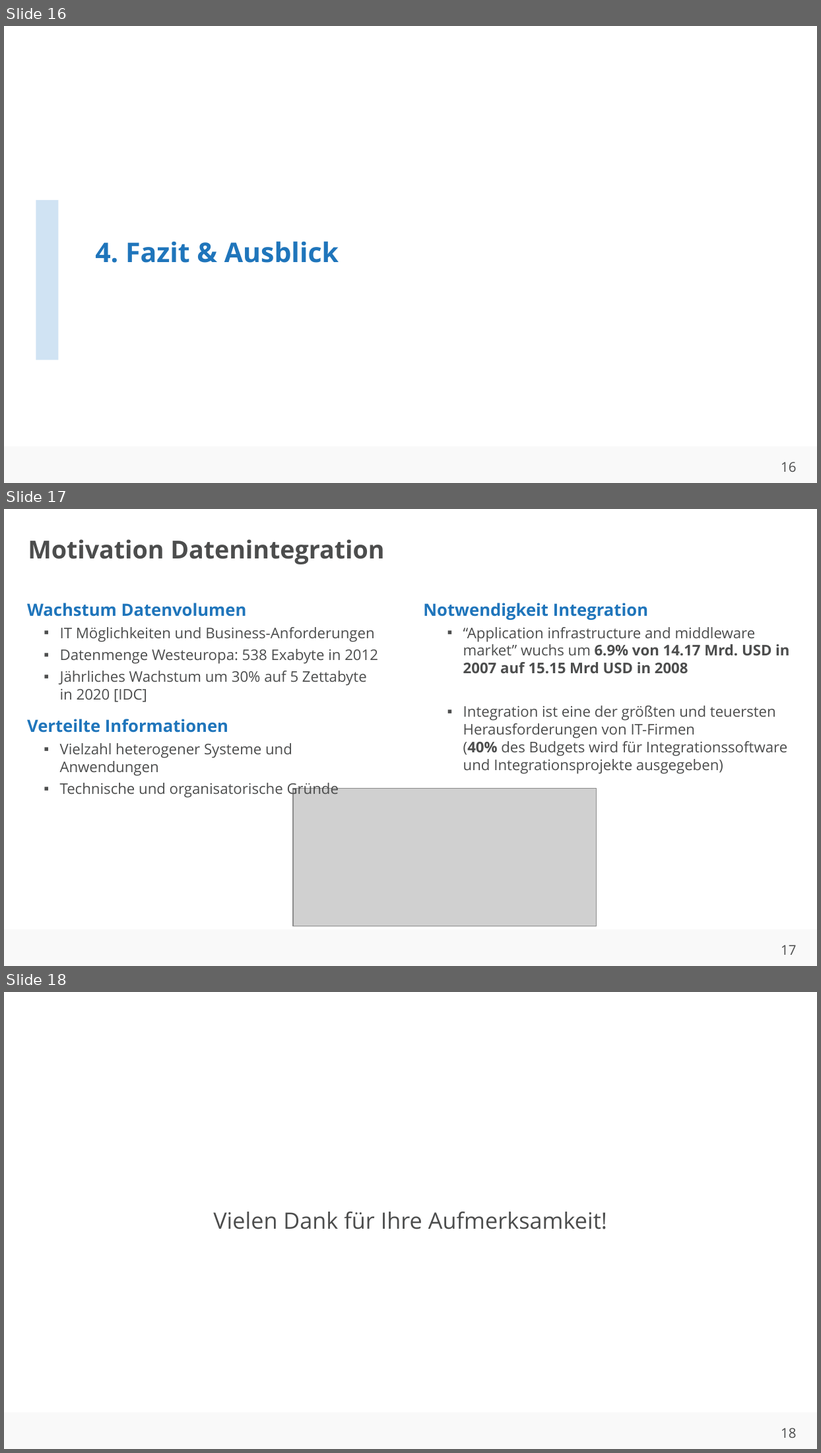
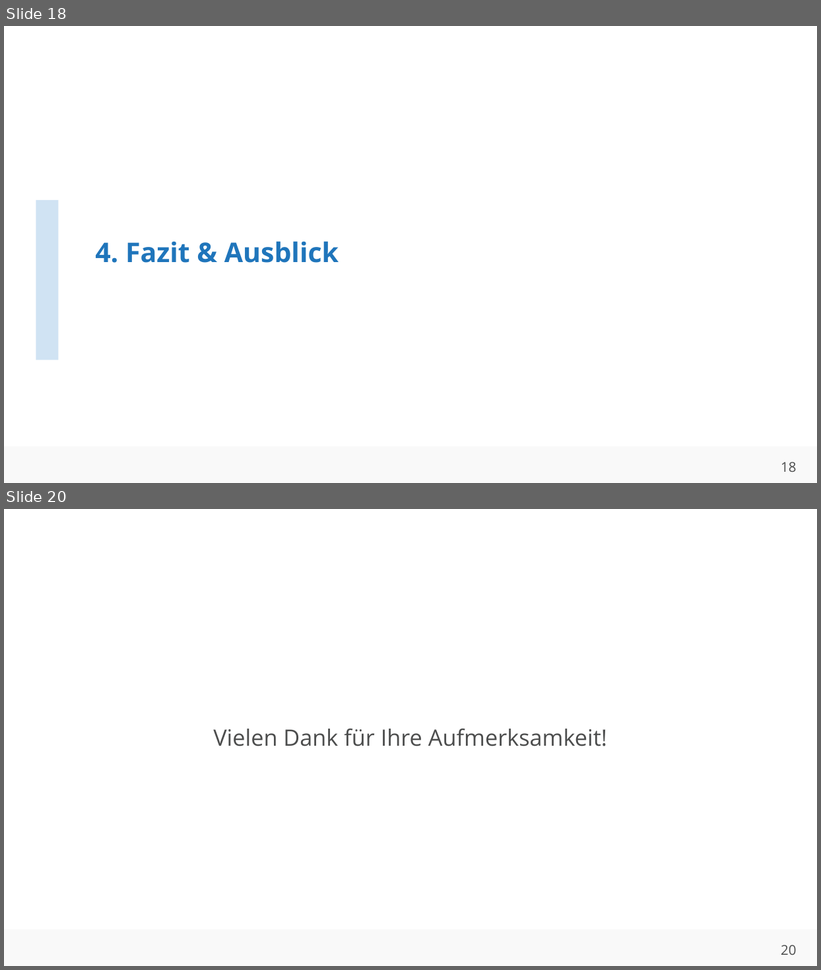
Before and after one commit to ahndavin/Abschlussarbeit_Bachelor, a slide deck: Kolloquium/Kolloquium.pptx. Shown one above the other, each under a label of ours: slides 16, 17 and 18 before the commit, slides 18 and 20 after it; the slides between them are not shown. The pictures are 821x1453 and 821x970 pixels, drawn with LibreOffice and Linux fonts; fonts in the diff are those of the drawing; grey boxes stand for pictures; background and template pictures are left out. Boxes give left, top, right and bottom in pixels: in the first picture for what was removed or moved away, otherwise in the second. Text is boxed around its words. In the diff, an @@ line names an element or a change of style, - is before the commit and + after.

```diff
--- a/Kolloquium/Kolloquium.pptx
+++ b/Kolloquium/Kolloquium.pptx
@@ slide 17 removed at (x1=4, y1=509, x2=817, y2=966), background #FFFFFF; not listed: 2 template elements that a slide beside it also shows @@
@@ title removed at (x1=28, y1=539, x2=384, y2=564) @@
-Motivation Datenintegration
@@ text removed at (x1=27, y1=603, x2=378, y2=798) @@
-Wachstum Datenvolumen
-  ▪ IT Möglichkeiten und Business-Anforderungen
-  ▪ Datenmenge Westeuropa: 538 Exabyte in 2012
-  ▪ Jährliches Wachstum um 30% auf 5 Zettabyte
-    in 2020 [IDC]
-Verteilte Informationen
-  ▪ Vielzahl heterogener Systeme und Anwendungen
-  ▪ Technische und organisatorische Gründe
@@ text removed at (x1=423, y1=603, x2=789, y2=774) @@
-Notwendigkeit Integration
-  ▪ “Application infrastructure and middleware market” wuchs um 6.9% von 14.17 Mrd. USD in 2007 auf 15.15 Mrd USD in 2008
-  ▪ Integration ist eine der größten und teuersten Herausforderungen von IT-Firmen
-    (40% des Budgets wird für Integrationssoftware und Integrationsprojekte ausgegeben)
@@ picture removed at (x1=294, y1=789, x2=597, y2=927) @@
@@ what was slide 16 is now slide 18 @@
@@ page number at (x1=781, y1=462, x2=796, y2=472): text changed @@
-16
+18
@@ what was slide 18 is now slide 20 @@
@@ page number at (x1=781, y1=945, x2=796, y2=955): text changed @@
-18
+20
```
Also in this commit, not shown: 7 slides changed, 4 slides added, 1 other slide removed, 1 other file.
